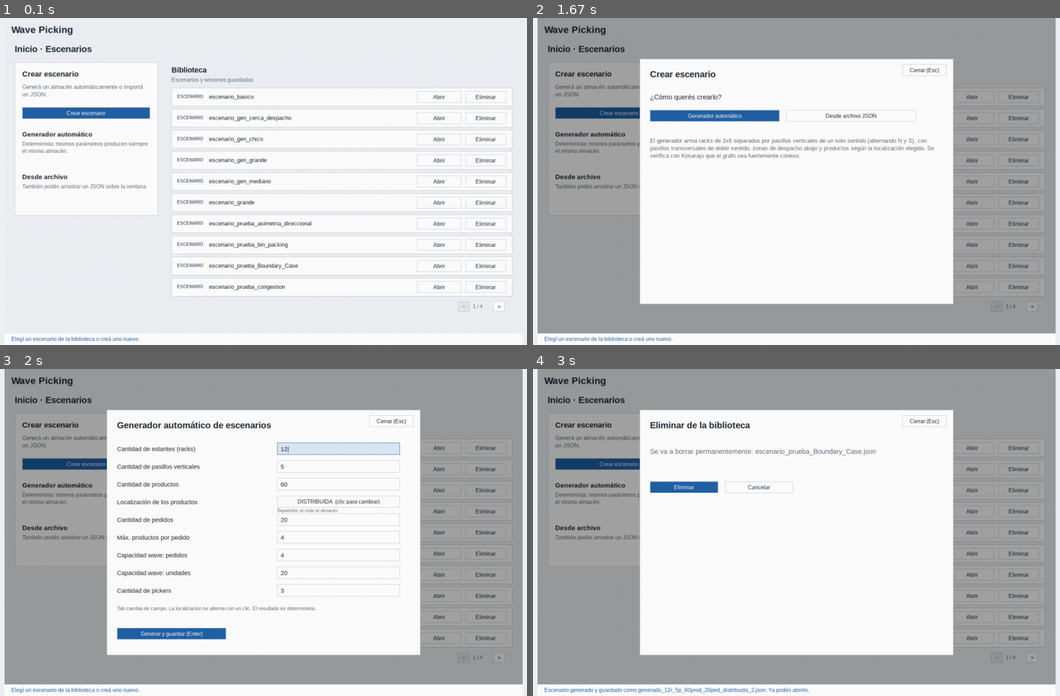
Above: before the commit, frames 1-4 (two rows, left to right).
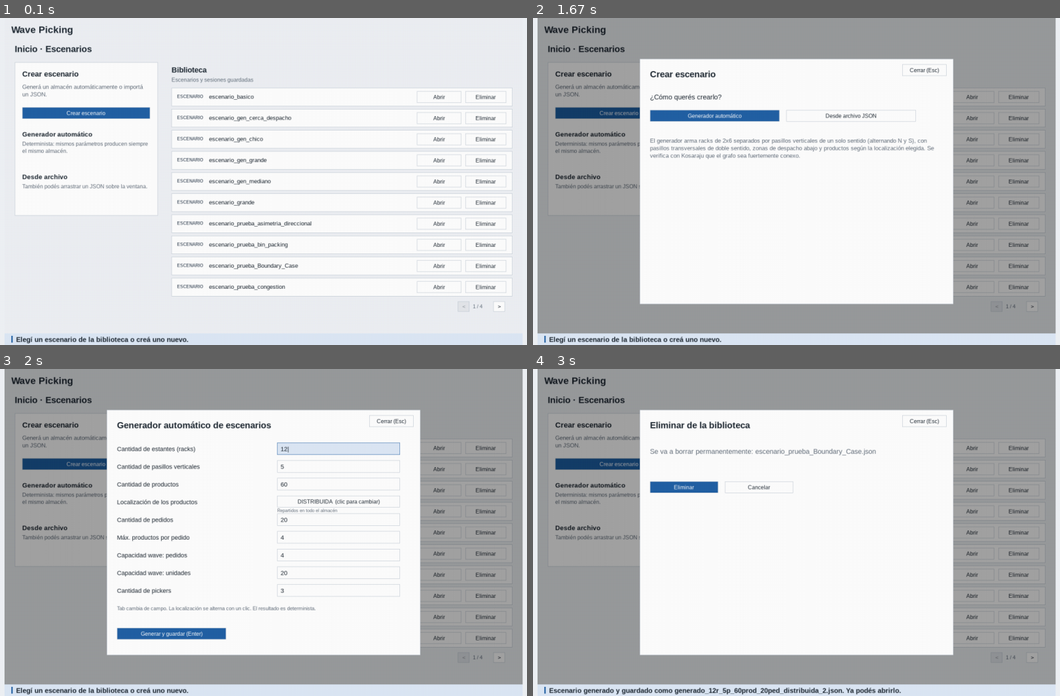
Above: after the commit, the same moments.

Repository: exespartan32/Algoritmos2_proyecto_final
Game: pygame game, started from gui.py
Same seed, same stepped clock (60 frames per second), same inputs: the game is played once before the commit and once after it.
Inputs (mouse positions are in pixels of both pictures, inside the frame that each line leads up to):
- Up to frame 1 (0.1 s): no input
- Up to frame 2 (1.67 s): click (659, 116) at 1.38 s
- Up to frame 3 (2 s): click (179, 463) at 1.72 s
- Up to frame 4 (3 s): tap Enter at 2 s; click (1002, 617) at 2.38 s

The runs differ from the first frame. In frame 1, 3.3% of the frame differs, in the area x 0-100%, y 96-100%; in frame 2, 3.3%; in frame 3, 3.3%; in frame 4, 3.3%.

Commit message:
Arreglar mensaje de avisos en la simulacion

Diff:
--- a/FrontEnd/views/pygame_engine.py
+++ b/FrontEnd/views/pygame_engine.py
@@ -837,8 +837,11 @@
             self.pantalla_simulacion()
         if self.dialogo:
             self.dialogo_actual()
-        self.caja(0, ALTO - 34, ANCHO, 34, BLANCO, None)
-        self.texto(self.mensaje, 20, ALTO - 27, 16, AZUL, max_ancho=ANCHO - 40)
+        pie = self.caja(0, ALTO - 34, ANCHO, 34, AZUL_CLARO, None)
+        self.caja(20, pie.centery - 10, 4, 20, AZUL, None)
+        tam = 20
+        y = pie.centery - self.fuente(tam, True).get_height() // 2
+        self.texto(self.mensaje, 34, y, tam, TINTA, True, max_ancho=ANCHO - 54)
         self.presentar()
 
     def presentar(self):
